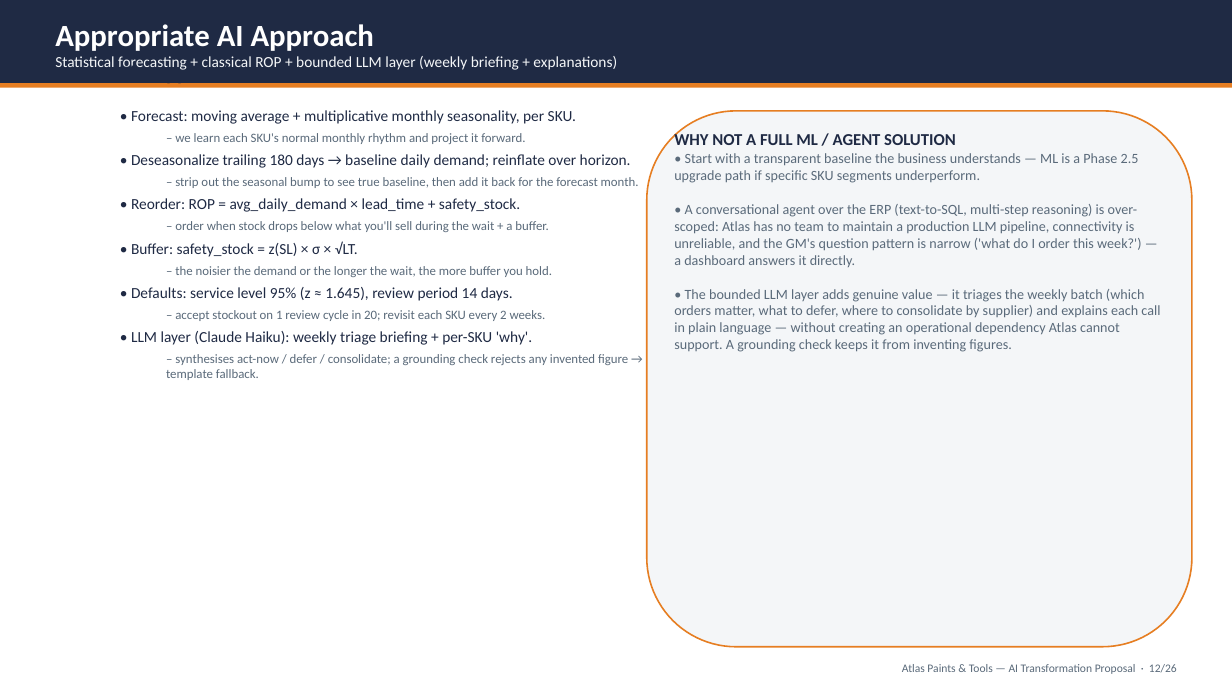
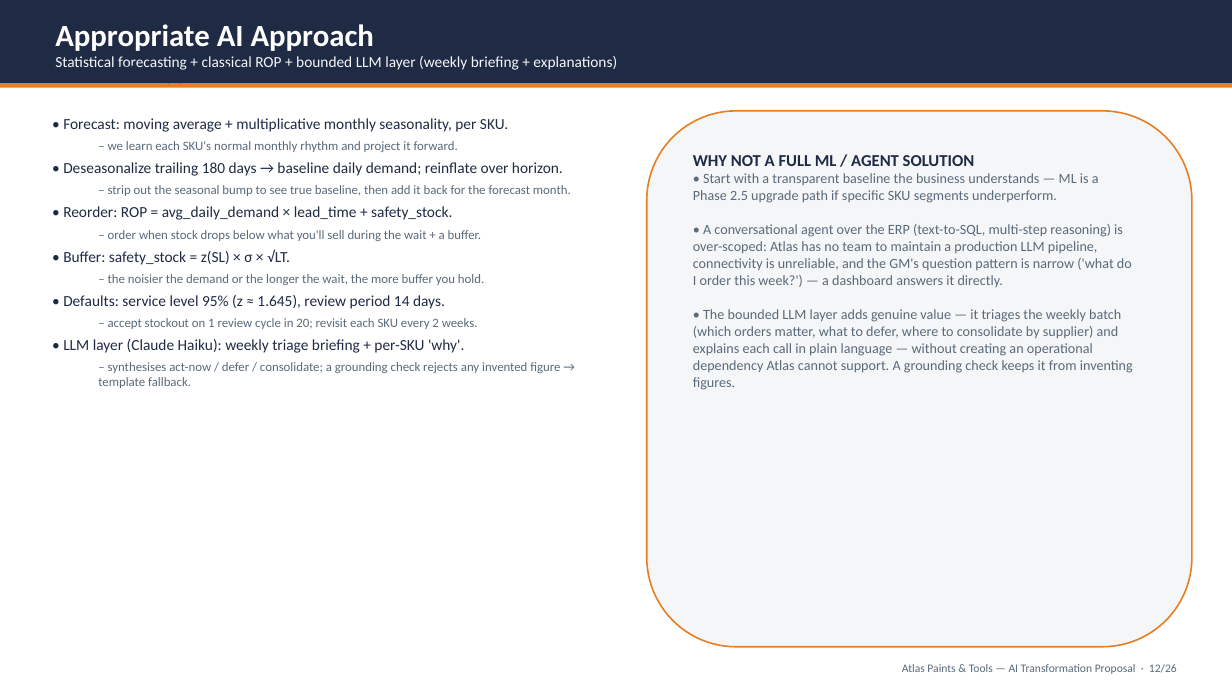
Before and after one commit to Khalifeh11/inventory-reorder-intelligence, a slide deck: slide 12 of proposal/Atlas_AI_Solution_Proposal.pptx. Drawn at 1232x693 pixels with LibreOffice and Linux fonts; fonts in the diff are those of the drawing. Boxes give left, top, right and bottom in pixels: in the first picture for what was removed or moved away, otherwise in the second. Text is boxed around its words. In the diff, an @@ line names an element or a change of style, - is before the commit and + after.

```diff
--- a/proposal/Atlas_AI_Solution_Proposal.pptx
+++ b/proposal/Atlas_AI_Solution_Proposal.pptx
@@ text "• Forecast: moving average + ...": place and size @@
-text "• Forecast: moving average + ..." at <box>131,110,639,380</box>
+text "• Forecast: moving average + ..." at <box>63,118,571,388</box>
@@ text "WHY NOT A FULL ML ..." rewrapped from <box>674,132,1160,352</box> to <box>693,155,1133,390</box> @@
```
Also in this commit, not shown: 13 other slides changed.
